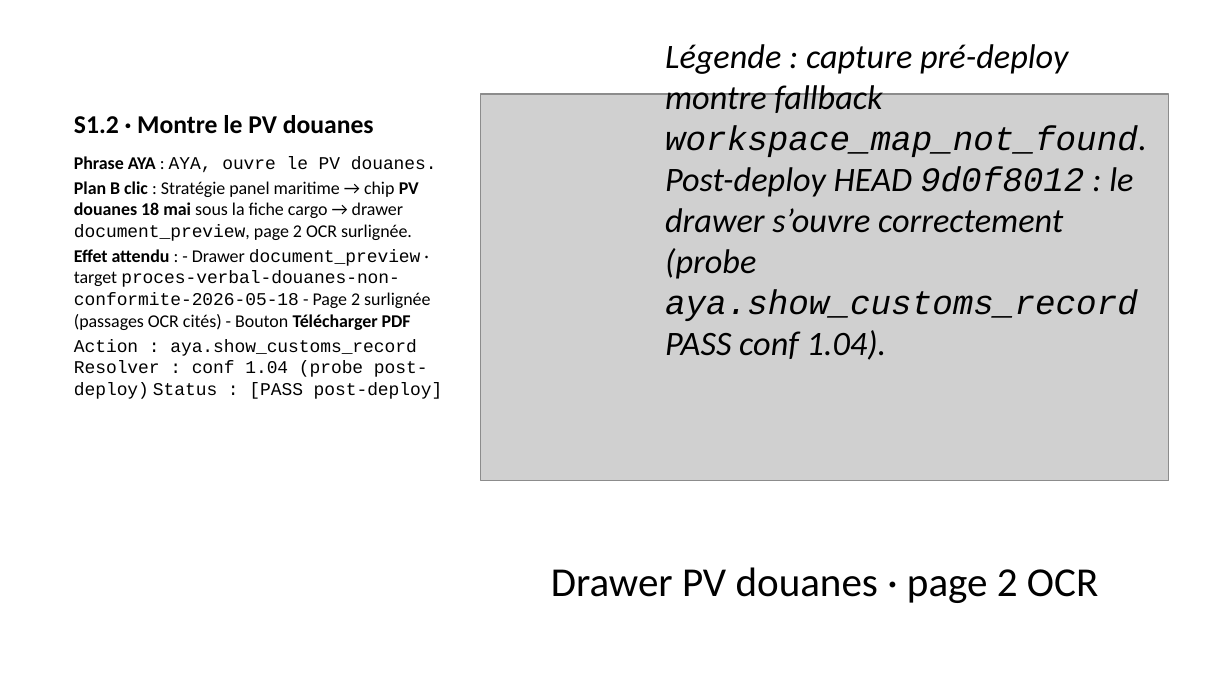
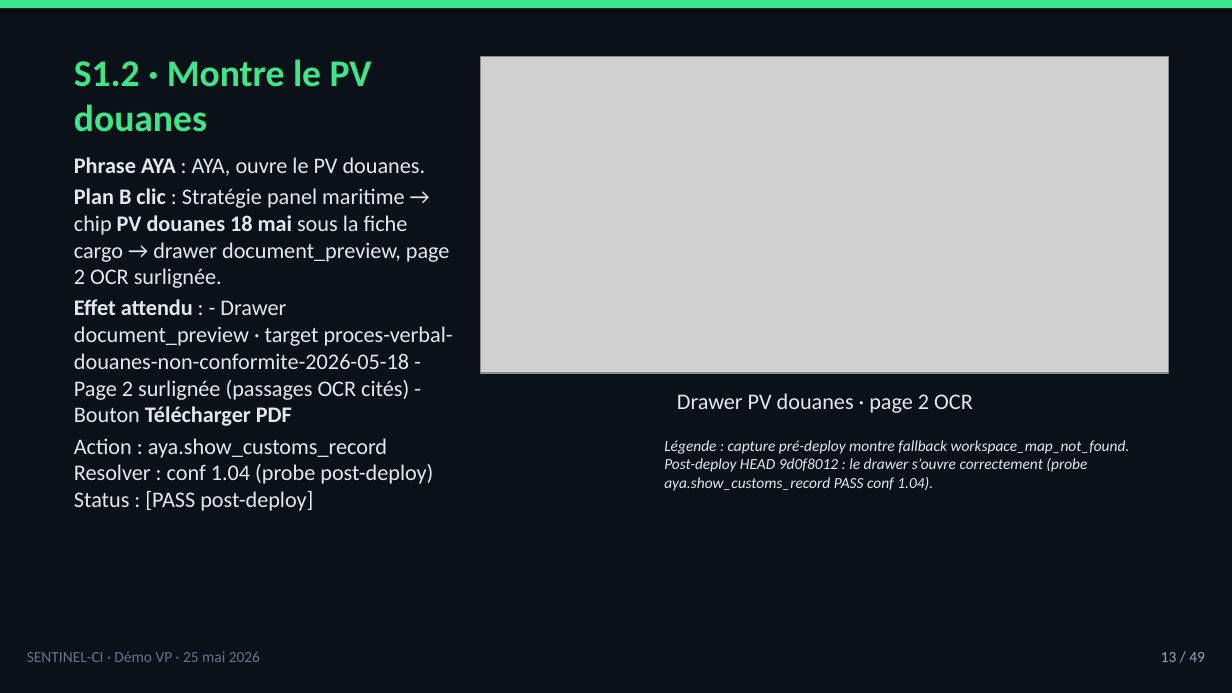
Before and after one commit to tishacian/hyusai, a slide deck: slide 13 of docs/sentinel-ci-demo-deck-2026-05-25.pptx. Drawn at 1232x693 pixels with LibreOffice and Linux fonts; fonts in the diff are those of the drawing; grey boxes stand for pictures. Boxes give left, top, right and bottom in pixels: in the first picture for what was removed or moved away, otherwise in the second. Text is boxed around its words. In the diff, an @@ line names an element or a change of style, - is before the commit and + after.

```diff
--- a/docs/sentinel-ci-demo-deck-2026-05-25.pptx
+++ b/docs/sentinel-ci-demo-deck-2026-05-25.pptx
@@ background #FFFFFF to #0A1118 @@
@@ rectangle added at <box>0,0,1232,9</box>, fill #3EE68A @@
@@ title "S1.2 · Montre le PV ..." at <box>74,59,372,132</box>: size 15 to 22 pt, text colour #000000 to #3EE68A @@
@@ picture: place and size @@
-picture at <box>480,94,1168,480</box>
+picture at <box>480,57,1168,373</box>
@@ text "Phrase AYA : AYA, ouvre ..." at <box>74,157,453,511</box>: size 10.5 to 13 pt, text colour #000000 to #E2E8F0; font Courier New to Calibri in "AYA, ouvre le PV douanes.", "document_preview,", "document_preview proces-verbal-douanes-non-conformite-2026-0 ...", "Action : aya.show_customs_record Resolver : conf 1.04 ..." @@
@@ text "Drawer PV douanes · page ...": place and size @@
-text "Drawer PV douanes · page ..." at <box>551,567,1098,603</box>
+text "Drawer PV douanes · page ..." at <box>677,393,973,413</box>
@@ text "Drawer PV douanes · page ..." at <box>677,393,973,413</box>: size 24 to 13 pt, text colour #000000 to #E2E8F0; less space between paragraphs @@
@@ text "Légende : capture pré-deploy montre ...": place and size @@
-text "Légende : capture pré-deploy montre ..." at <box>665,44,1147,360</box>
+text "Légende : capture pré-deploy montre ..." at <box>664,440,1130,491</box>
@@ text "Légende : capture pré-deploy montre ..." at <box>664,440,1130,491</box>: size 20 to 9 pt, text colour #000000 to #E2E8F0; font Courier New to Calibri in "workspace_map_not_found. 9d0f8012 aya.show_customs_record"; less space between paragraphs @@
@@ text added at <box>27,651,260,662</box>, 9 pt, text #64748B @@
+SENTINEL-CI · Démo VP · 25 mai 2026
@@ text added at <box>1161,652,1205,662</box>, 9 pt, text #94A3B8 @@
+13 / 49
```
Also in this commit, not shown: 47 other slides changed, 1 slide added, 1 slide removed, 20 other files.
